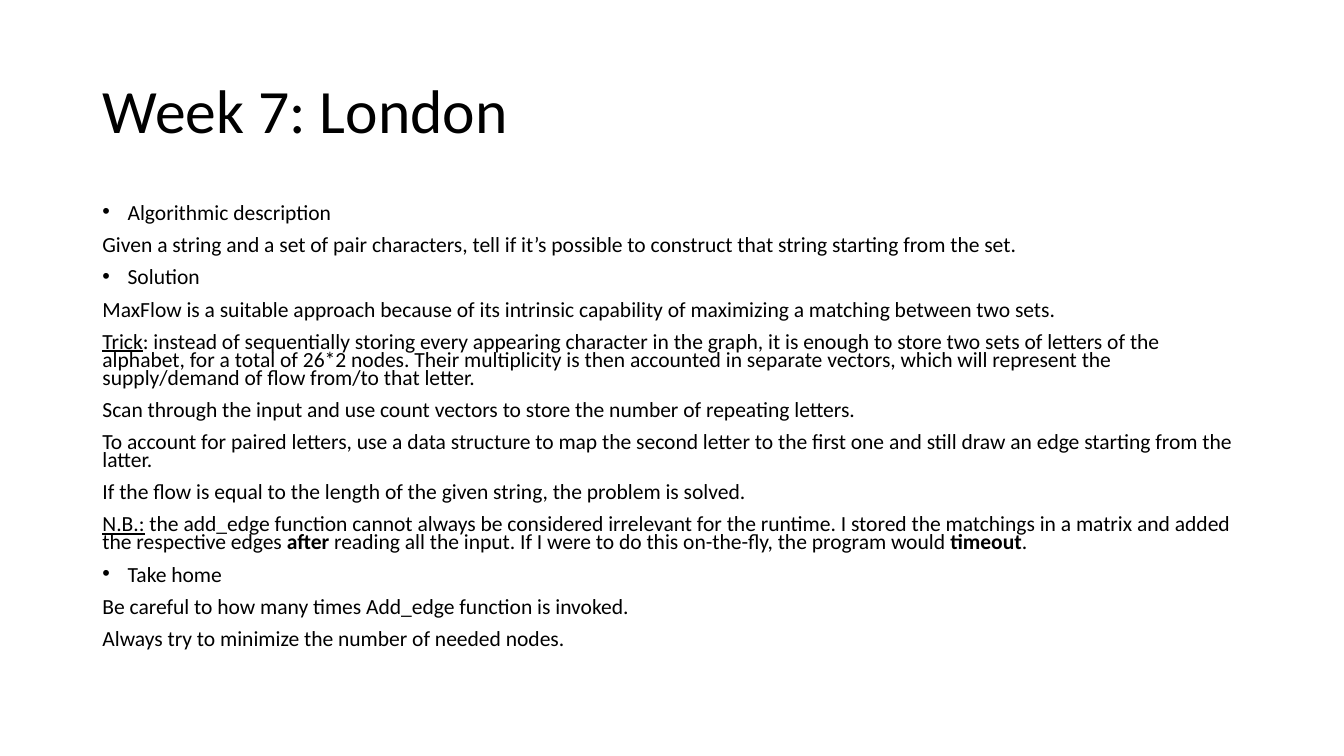
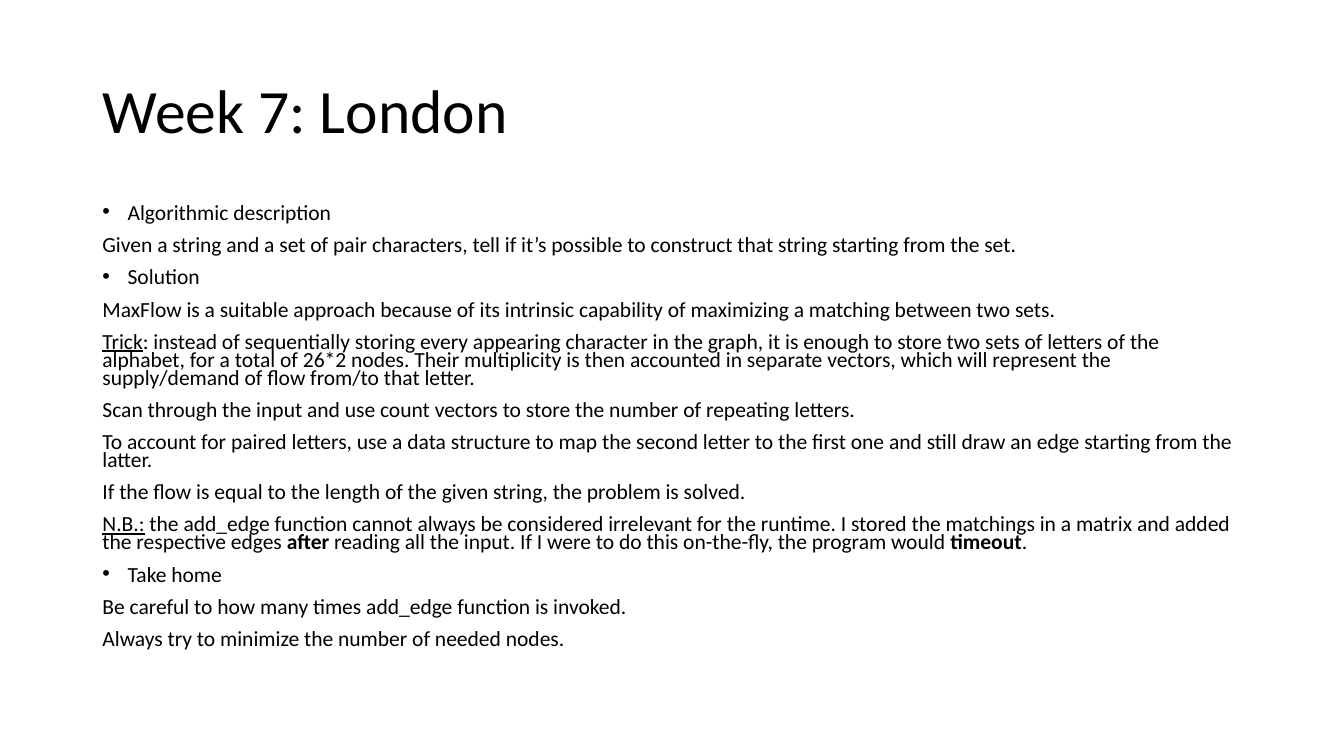
Before and after one commit to giacomocamposampiero/algolab, a slide deck: slide 30 of Recap.pptx. Drawn at 1344x756 pixels with LibreOffice and Linux fonts; fonts in the diff are those of the drawing. Boxes give left, top, right and bottom in pixels: in the first picture for what was removed or moved away, otherwise in the second. Text is boxed around its words. In the diff, an @@ line names an element or a change of style, - is before the commit and + after.

```diff
--- a/Recap.pptx
+++ b/Recap.pptx
@@ text at (102, 599, 626, 618): text changed @@
-Be careful to how many times Add_edge function is invoked.
+Be careful to how many times add_edge function is invoked.
```
Also in this commit, not shown: 5 other slides changed, 5 slides added, 5 other files.
